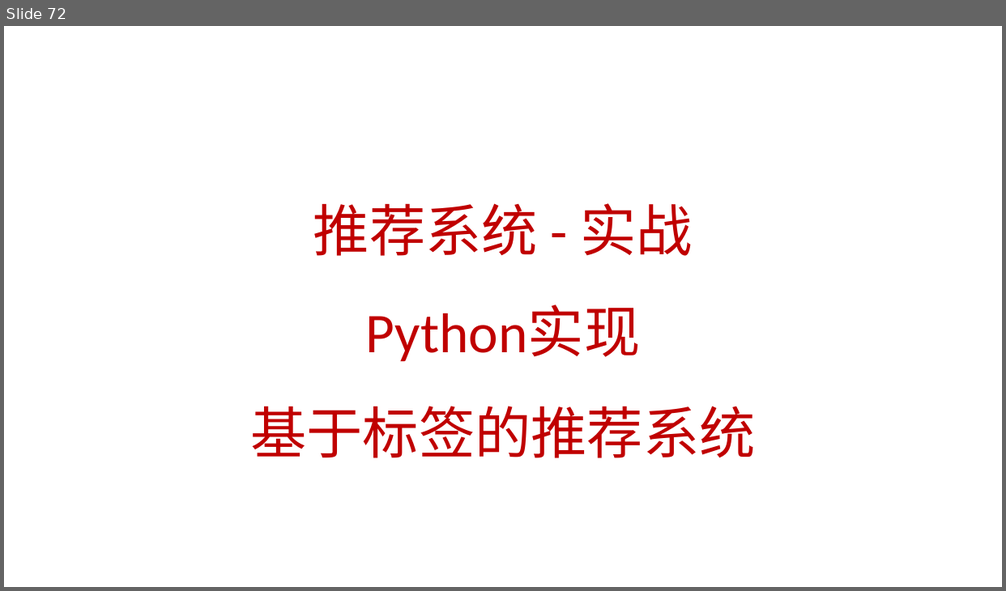
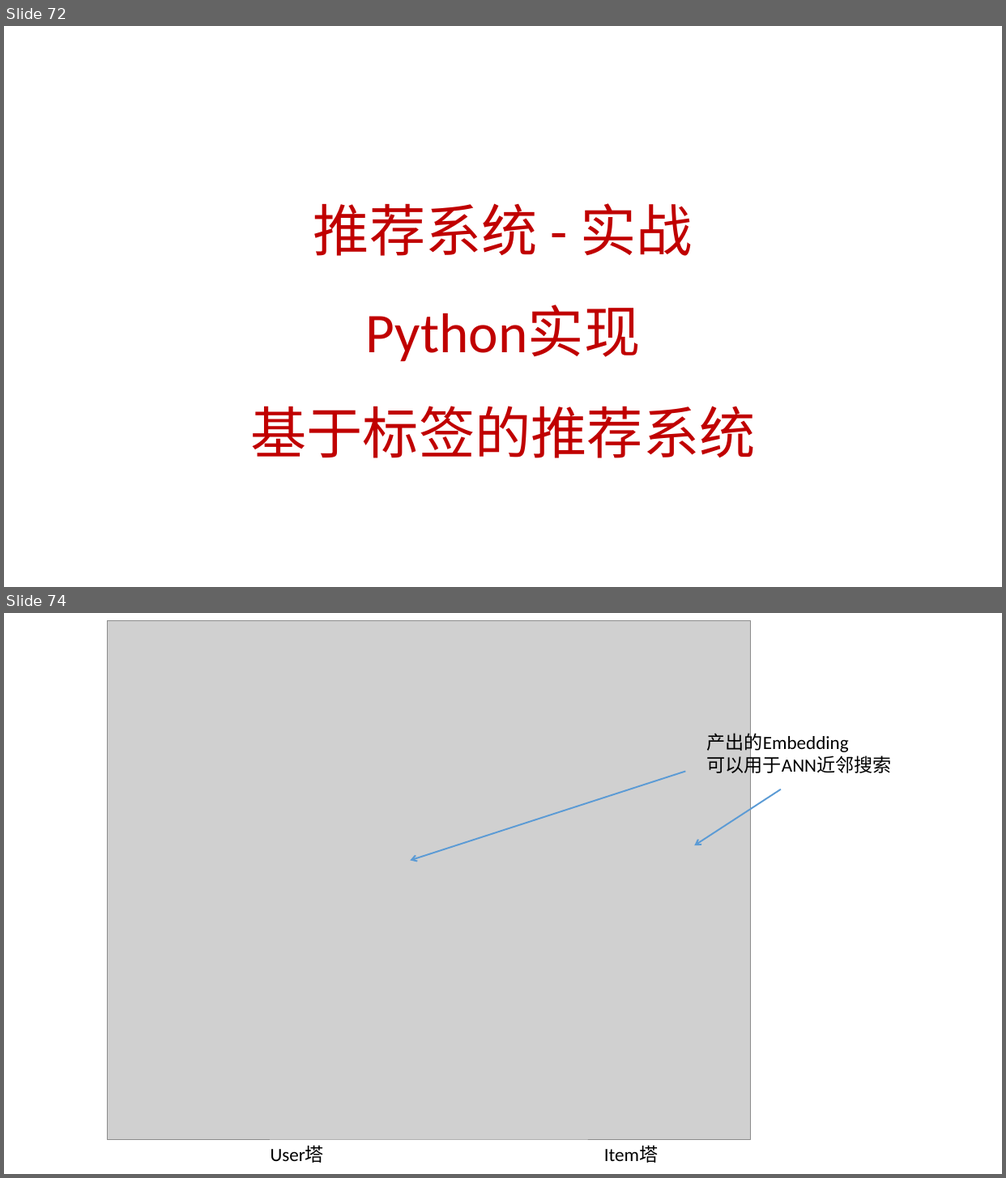
Before and after one commit to peiss/ant-learn-recsys, a slide deck: 推荐系统系列.pptx. Shown one above the other, each under a label of ours: slide 72 before the commit, slides 72 and 74 after it; the slides between them are not shown. The pictures are 1006x591 and 1006x1178 pixels, drawn with LibreOffice and Linux fonts; fonts in the diff are those of the drawing; grey boxes stand for pictures. Boxes give left, top, right and bottom in pixels: in the first picture for what was removed or moved away, otherwise in the second. Text is boxed around its words. In the diff, an @@ line names an element or a change of style, - is before the commit and + after.

```diff
--- a/推荐系统系列.pptx
+++ b/推荐系统系列.pptx
@@ slide 74 added at (x1=4, y1=613, x2=1002, y2=1174), background #FFFFFF @@
@@ picture added at (x1=108, y1=620, x2=750, y2=1139) @@
@@ text added at (x1=707, y1=730, x2=892, y2=776), 18 pt, text #000000 @@
+产出的Embedding
+可以用于ANN近邻搜索
@@ arrow added from (686, 772) to (411, 861), #5B9BD5 1.5 pt @@
@@ arrow added from (781, 790) to (694, 845), #5B9BD5 1.5 pt @@
@@ text added at (x1=270, y1=1146, x2=324, y2=1163), 18 pt, text #000000 @@
+User塔
@@ text added at (x1=604, y1=1146, x2=658, y2=1163), 18 pt, text #000000 @@
+Item塔
```
Also in this commit, not shown: 1 slide changed, 1 other slide added.
